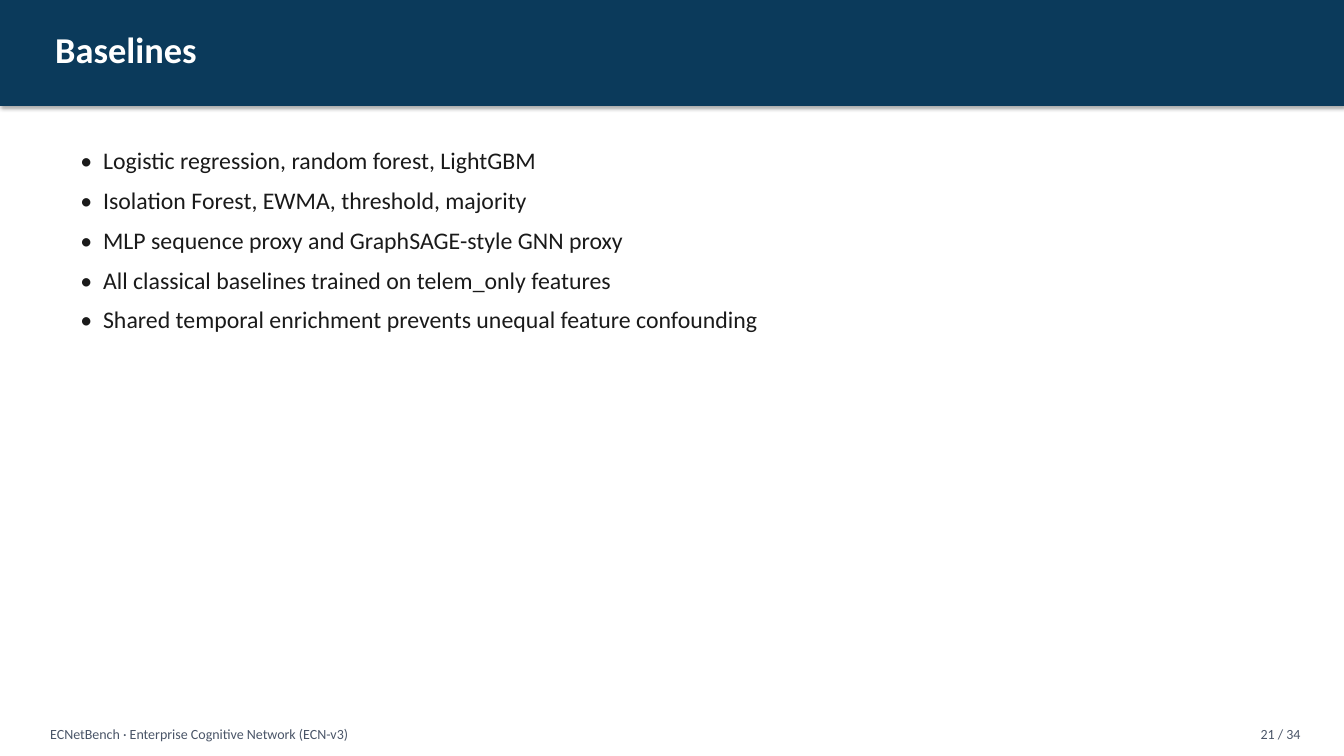
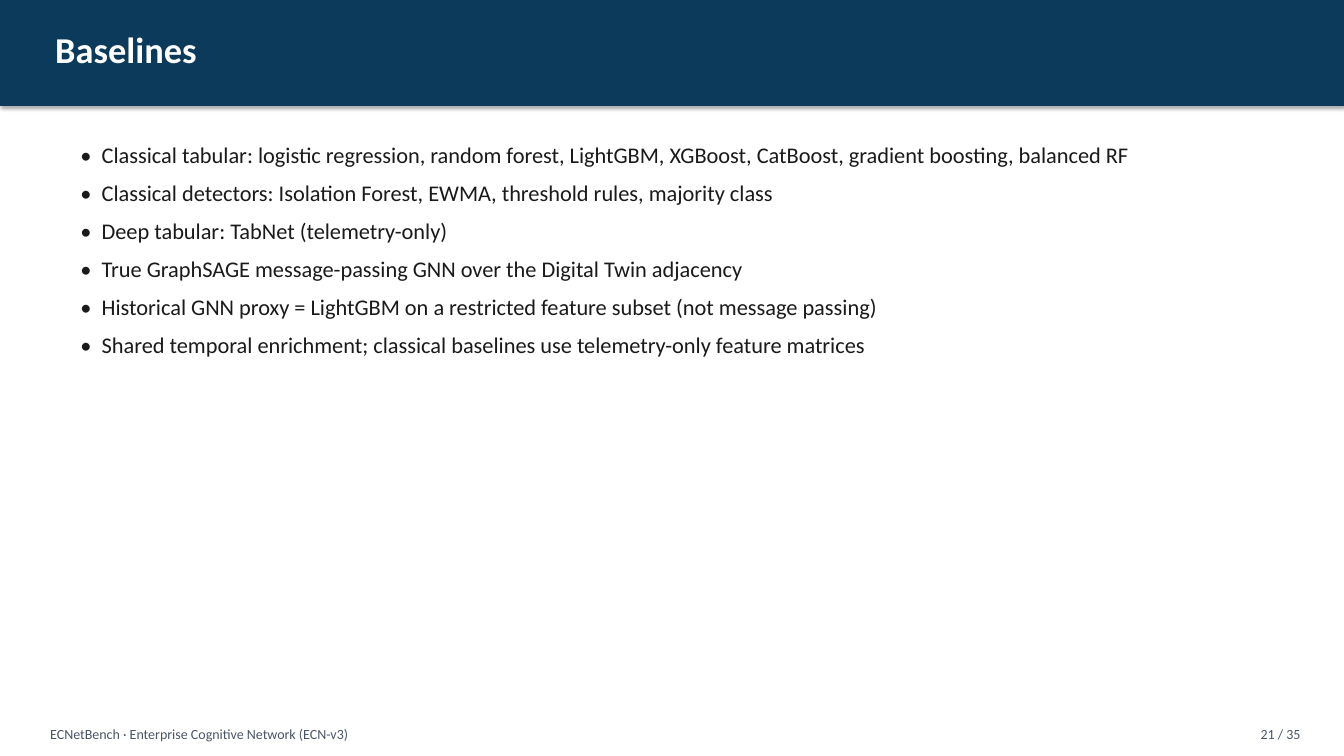
Before and after one commit to Audrey2023uh/Network-Multi-Agent, a slide deck: slide 21 of presentation/Network_Journal_Presentation.pptx. Drawn at 1344x756 pixels with LibreOffice and Linux fonts; fonts in the diff are those of the drawing. Boxes give left, top, right and bottom in pixels: in the first picture for what was removed or moved away, otherwise in the second. Text is boxed around its words. In the diff, an @@ line names an element or a change of style, - is before the commit and + after.

```diff
--- a/presentation/Network_Journal_Presentation.pptx
+++ b/presentation/Network_Journal_Presentation.pptx
@@ text at <box>102,147,1128,357</box>: text changed; size 17 to 16 pt @@
-• Logistic regression, random forest, LightGBM
-• Isolation Forest, EWMA, threshold, majority
-• MLP sequence proxy and GraphSAGE-style GNN proxy
-• All classical baselines trained on telem_only features
-• Shared temporal enrichment prevents unequal feature confounding
+• Classical tabular: logistic regression, random forest, LightGBM, XGBoost, CatBoost, gradient boosting, balanced RF
+• Classical detectors: Isolation Forest, EWMA, threshold rules, majority class
+• Deep tabular: TabNet (telemetry-only)
+• True GraphSAGE message-passing GNN over the Digital Twin adjacency
+• Historical GNN proxy = LightGBM on a restricted feature subset (not message passing)
+• Shared temporal enrichment; classical baselines use telemetry-only feature matrices
@@ text at <box>1261,730,1300,739</box>: text changed @@
-21 / 34
+21 / 35
```
Also in this commit, not shown: 32 other slides changed, 1 slide added, 18 other files.
